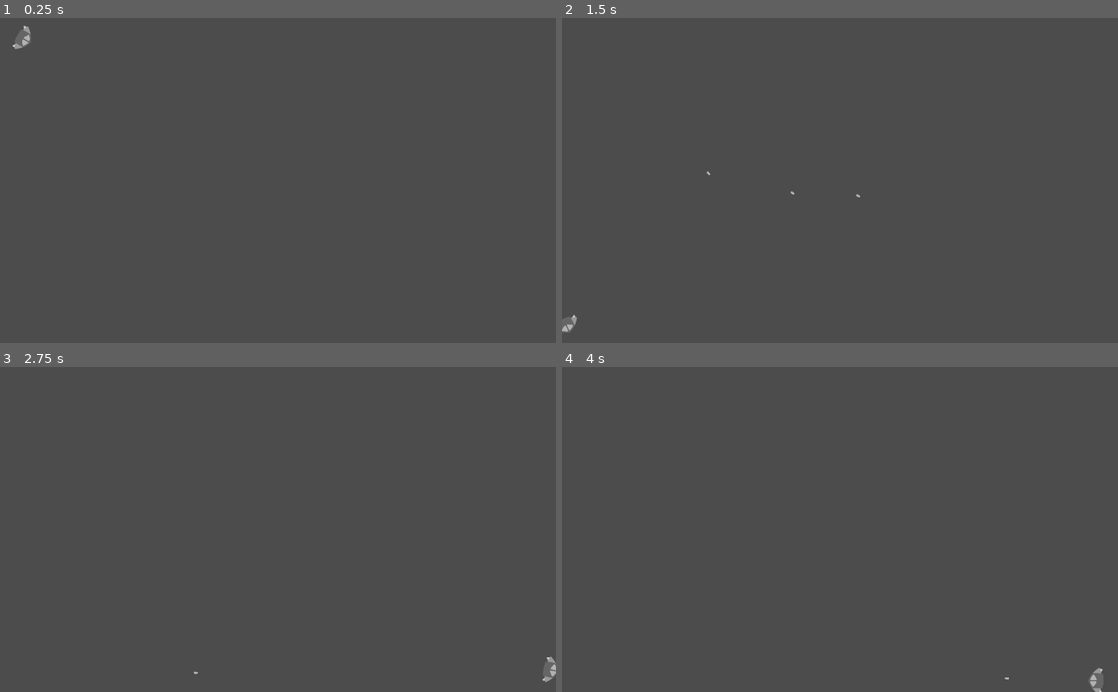
Above: before the commit, frames 1-4 (two rows, left to right).
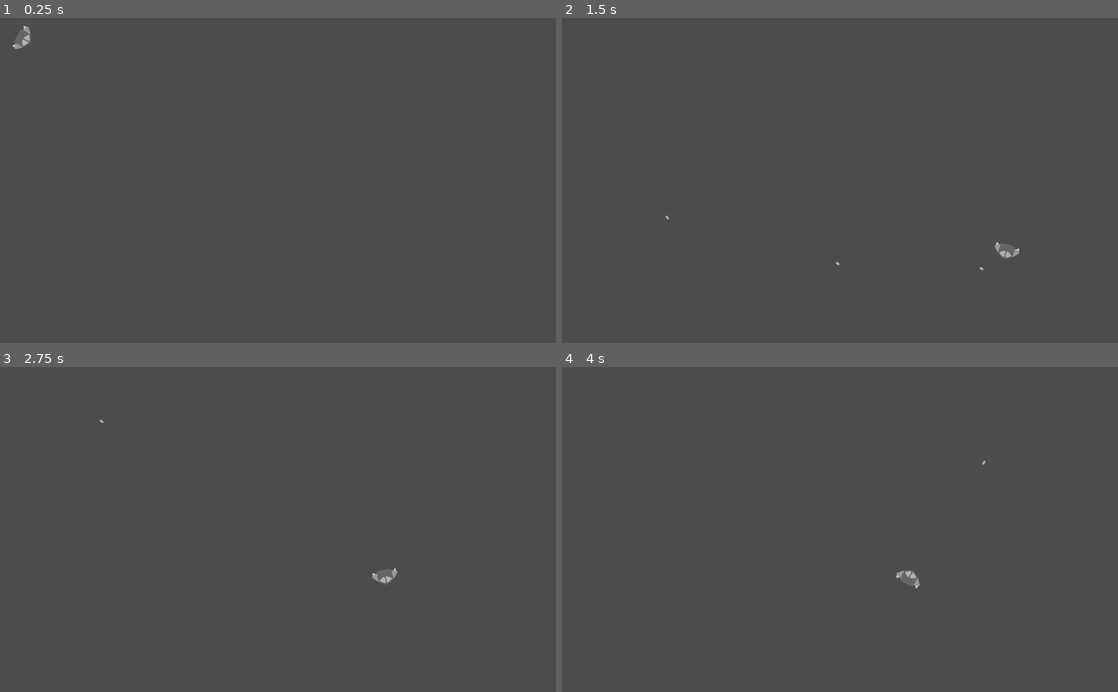
Above: after the commit, the same moments.

Repository: 3k2ng/Chaotic_Spacemass
Game: Godot game, scene res://src/Scenes/TestScene.tscn
Two runs of this game, one before a commit and one after it. Both use one fixed random seed, a clock stepped at 60 frames per second and the inputs below. The project has no main scene, so this scene is started directly.
Inputs:
- Up to frame 1 (0.25 s): no input
- Up to frame 2 (1.5 s): hold D (right_0) 0.53-1.28 s; hold S (shoot_0) 0.53-1.28 s; hold A (left_0) from 1.28 s (still down); tap S (shoot_0) at 1.35 s
- Up to frame 3 (2.75 s): release A (left_0) at 2.03 s; hold D (right_0) from 2.03 s (still down); hold S (shoot_0) from 2.03 s (still down)
- Up to frame 4 (4 s): release S (shoot_0) at 2.78 s; tap S (shoot_0) at 2.85 s; release D (right_0) at 3.53 s; hold A (left_0) from 3.53 s (still down); hold S (shoot_0) from 3.53 s (still down)

The runs differ from the first frame. In frame 1, less than 0.1% of the frame differs, in the area x 2-3%, y 8-9%; in frame 2, 0.3%; in frame 3, 0.3%; in frame 4, 0.3%, in the area x 60-98%, y 28-100%.

Commit message:
Adjust really cool physics

Diff:
--- a/src/Objects/Bullet.gd
+++ b/src/Objects/Bullet.gd
@@ -19,4 +19,5 @@
 	rotation = bullet_rotation
 	var collision: KinematicCollision2D = move_and_collide(velocity * delta)
 	if collision != null:
+		collision.remainder
 		queue_free()
--- a/src/Objects/EndlessScreenObject.gd
+++ b/src/Objects/EndlessScreenObject.gd
@@ -3,11 +3,11 @@
 
 func _physics_process(delta: float) -> void:
 	#
-	if position.x < 0:
-		position.x += get_viewport_rect().size.x
-	if position.y < 0:
-		position.y += get_viewport_rect().size.y
-	if position.x > get_viewport_rect().size.x:
-		position.x -= get_viewport_rect().size.x
-	if position.y > get_viewport_rect().size.y:
-		position.y -= get_viewport_rect().size.y
+	if position.x < -8 :
+		position.x += get_viewport_rect().size.x + 8
+	if position.y < -8:
+		position.y += get_viewport_rect().size.y + 8
+	if position.x > get_viewport_rect().size.x + 8:
+		position.x -= get_viewport_rect().size.x + 8
+	if position.y > get_viewport_rect().size.y + 8:
+		position.y -= get_viewport_rect().size.y + 8
--- a/src/Objects/Player.gd
+++ b/src/Objects/Player.gd
@@ -13,26 +13,53 @@
 #Maximum number of loaded bullets
 export var max_bullets: int = 3
 
-#Velocity and rotating speed
-var velocity: Vector2 = Vector2.ZERO
-var rotating_speed: float = 0
+#Max health
+export var max_health: float = 1
+#Regen speed
+export var regen_speed: float
+
+#Velocity, extra_force and rotating speed
+var velocity: Vector2
+var extra_force: Vector2
+var rotating_speed: float
 #Current speed
-var speed_left: float = 0
-var speed_right: float = 0
+var speed_left: float
+var speed_right: float
 #Current speed location (min if brake and max if not brake)
-var speed_aim_left: float = 0
-var speed_aim_right: float = 0
+var speed_aim_left: float
+var speed_aim_right: float
 
 #Timer for countdown shots
 var cd_timer: float = 0
 #Timer for loading bullets
-var reloading_timer: float = max_reloading_cd
+var reloading_timer: float
 #Current number of loaded bullets
-var loaded_bullets: int = max_bullets
+var loaded_bullets: int
+
+#Current health
+var current_health: float
 
 #Sprites
 onready var left_engine_sprite = $BurstSpriteLeft
 onready var right_engine_sprite = $BurstSpriteRight
+
+func _ready() -> void:
+	#Initializing values
+	#Speed values
+	velocity = Vector2.ZERO
+	rotating_speed = 0
+	speed_left = 0
+	speed_right = 0
+	speed_aim_left = 0
+	speed_aim_right = 0
+	extra_force = Vector2.ZERO
+	#Timers and shots
+	cd_timer = 0
+	reloading_timer = max_reloading_cd
+	loaded_bullets = max_bullets
+	#Health
+	current_health = max_health
+
 
 func _process(delta: float) -> void:
 
@@ -72,19 +99,20 @@
 	else:
 		rotating_speed = - remaining_speed /40
 		velocity += Vector2.LEFT * remaining_speed * .32
+	extra_force -= extra_force * delta * 3.2
 
 	#Shoot
 	if Input.is_action_pressed("shoot_0") and cd_timer <= 0 and loaded_bullets > 0:
 		var new_bullet = bullet.instance()
 		new_bullet.scale = scale
-		new_bullet.position = position + Vector2.UP.rotated(rotation) * 48
-		new_bullet.velocity = Vector2.UP.rotated(rotation) * speed_limit * 2
-		speed_left -= speed_limit / 2
-		speed_right -= speed_limit / 2
+		new_bullet.position = position + Vector2.UP.rotated(rotation) * scale.length() * 36
+		new_bullet.velocity = (Vector2.UP.rotated(rotation) * speed_limit * 3.2).rotated(rotating_speed * delta)
+		speed_left /= 2
+		speed_right /= 2
+		extra_force -= new_bullet.velocity / 1.6
 		get_parent().add_child(new_bullet)
 		cd_timer = shoot_cd
 		loaded_bullets -= 1
-		print_debug("Remaining bullets: ", loaded_bullets)
 	#Shoot countdown timer
 	if cd_timer > 0:
 		cd_timer -= delta
@@ -94,8 +122,7 @@
 	elif loaded_bullets < max_bullets:
 		loaded_bullets += 1
 		reloading_timer = max_reloading_cd
-		print_debug("Remaining bullets: ", loaded_bullets)
 
 func _physics_process(delta: float) -> void:
 	rotation += rotating_speed * delta
-	move_and_slide(velocity.rotated(rotation))
+	move_and_collide(velocity.rotated(rotation) * delta + extra_force * delta)
--- a/src/Objects/Player.tscn
+++ b/src/Objects/Player.tscn
@@ -13,14 +13,14 @@
 bullet = ExtResource( 2 )
 
 [node name="BurstSpriteLeft" type="Sprite" parent="."]
-modulate = Color( 1, 0.560784, 0.560784, 1 )
+modulate = Color( 1, 0.74902, 0.74902, 1 )
 position = Vector2( -40, 20 )
 rotation = 3.14159
 scale = Vector2( 0.2, 0.1 )
 texture = ExtResource( 3 )
 
 [node name="BurstSpriteRight" type="Sprite" parent="."]
-modulate = Color( 1, 0.560784, 0.560784, 1 )
+modulate = Color( 1, 0.74902, 0.74902, 1 )
 position = Vector2( 40, 20 )
 rotation = 3.14159
 scale = Vector2( 0.2, 0.1 )
